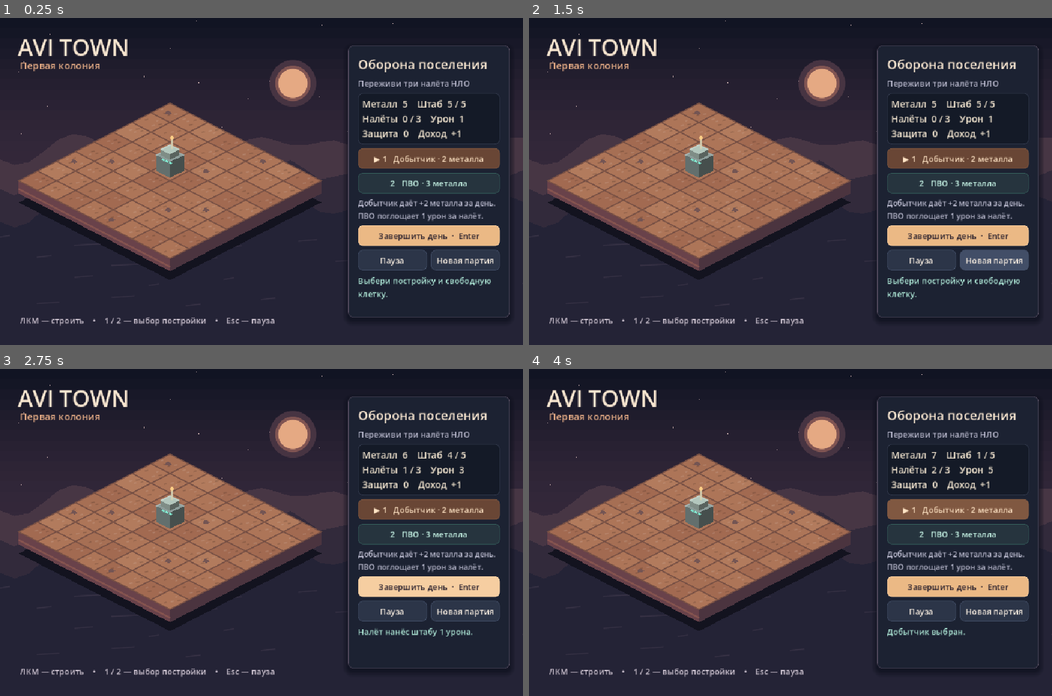
Above: before the commit, frames 1-4 (two rows, left to right).
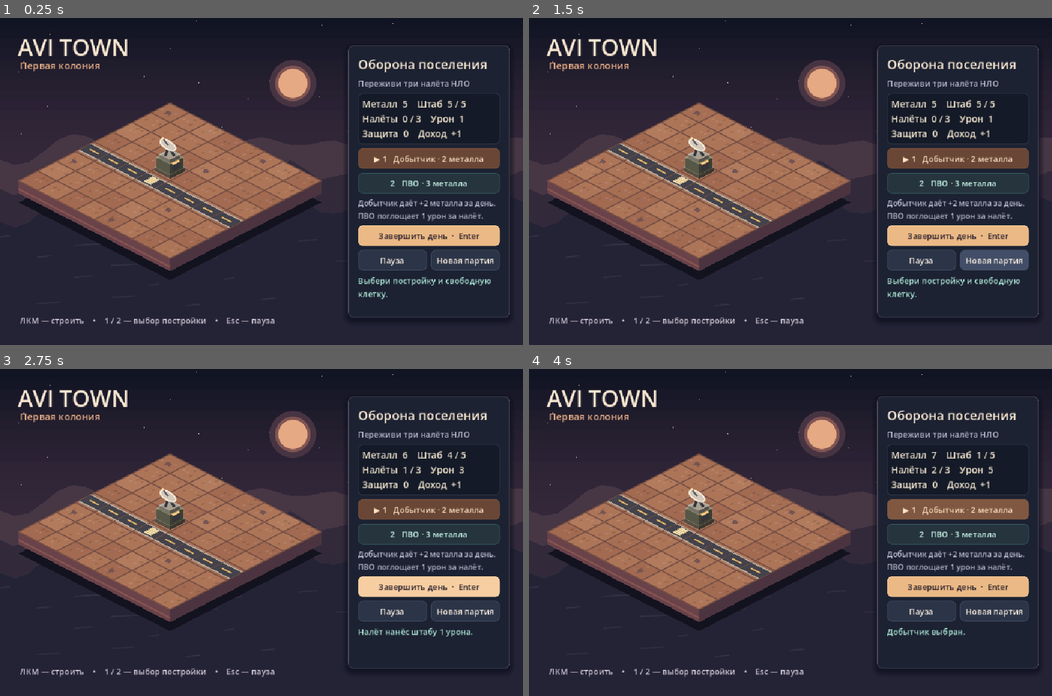
Above: after the commit, the same moments.

Repository: Assinross/avi-town-godot
Game: Godot game, scene res://scenes/colony.tscn
The game is run twice, just before and just after one commit, with the same random seed, the same clock (stepped at 60 frames per second) and the same inputs.
Inputs:
- Up to frame 1 (0.25 s): no input
- Up to frame 2 (1.5 s): click "Новая партия" at 0.5 s; click "Новая партия" at 1.25 s
- Up to frame 3 (2.75 s): click "Завершить день · Enter" at 2 s
- Up to frame 4 (4 s): click "Завершить день · Enter" at 2.75 s; click "▶ 1 Добытчик · 2 металла" at 3.5 s

The runs differ from the first frame. In frame 1, 1.7% of the frame differs, in the area x 15-47%, y 36-65%; in frame 2, 1.7%; in frame 3, 1.7%; in frame 4, 1.7%.

Commit message:
Adapt the radar HQ, twin-barrel turret and road from the concept render

Diff:
--- a/scripts/board.gd
+++ b/scripts/board.gd
@@ -97,6 +97,9 @@
 	draw_colored_polygon(outline, color.lightened(0.22) if active else color)
 	outline.append(outline[0])
 	draw_polyline(outline, Color("#ffe0a6") if active else Color("#775044"), 2.0 if active else 1.0, true)
+	if Rules.is_road(cell):
+		draw_road(point, cell.x == Rules.HQ.x)
+		return
 	if cell == Rules.HQ or rules.buildings.has(cell):
 		return
 	for i in range(4):
@@ -110,13 +113,23 @@
 func draw_building(cell: Vector2i) -> void:
 	var point := center(cell)
 	if cell == Rules.HQ:
-		block(point, Vector2(27, 13), 31, Color("#8c9d9a"))
-		block(point - Vector2(0, 31), Vector2(18, 9), 11, Color("#b3c7bd"))
-		draw_line(point + Vector2(4, -44), point + Vector2(4, -65), Color("#d6d1b3"), 2, true)
-		draw_circle(point + Vector2(4, -65), 3, Color("#ffcf87"), true, -1, true)
-		for i in range(3):
-			draw_line(point + Vector2(-15 + i * 7, -23 + i * 3),
-				point + Vector2(-11 + i * 7, -21 + i * 3), Color("#84f2d8"), 2, true)
+		block(point, Vector2(30, 15), 7, Color("#766e5e"))
+		block(point - Vector2(0, 6), Vector2(26, 13), 20, Color("#797b62"))
+		block(point - Vector2(0, 26), Vector2(20, 10), 6, Color("#a9a092"))
+		face([point + Vector2(4, -13), point + Vector2(19, -20),
+			point + Vector2(19, -6), point + Vector2(4, 1)], Color("#34333b"))
+		draw_line(point + Vector2(5, -14), point + Vector2(18, -20), Color("#ffc87e"), 3, true)
+		draw_line(point + Vector2(-9, -30), point + Vector2(-2, -49), Color("#35363e"), 4, true)
+		draw_line(point + Vector2(8, -30), point + Vector2(-2, -49), Color("#35363e"), 4, true)
+		var dish := PackedVector2Array()
+		for i in range(24):
+			var angle := TAU * i / 24.0
+			dish.append(point + Vector2(-4, -51) + Vector2(cos(angle) * 17, sin(angle) * 8).rotated(0.56))
+		draw_colored_polygon(dish, Color("#d4c9bc"))
+		dish.append(dish[0])
+		draw_polyline(dish, Color("#fff0dc"), 1.4, true)
+		draw_line(point + Vector2(-4, -51), point + Vector2(-14, -64), Color("#575661"), 2, true)
+		draw_circle(point + Vector2(-14, -64), 2, Color("#ffe0a0"), true, -1, true)
 	elif rules.buildings.get(cell) == Rules.Building.EXTRACTOR:
 		block(point, Vector2(23, 11), 10, Color("#867b70"))
 		block(point + Vector2(-6, -12), Vector2(12, 6), 17, Color("#e8ae68"))
@@ -124,11 +137,33 @@
 		draw_line(point + Vector2(-5, -29), point + Vector2(11, -21), Color("#f9d39a"), 3, true)
 		draw_line(point + Vector2(11, -21), point + Vector2(11, -10), Color("#463a46"), 2, true)
 	elif rules.buildings.get(cell) == Rules.Building.TURRET:
-		block(point, Vector2(24, 12), 10, Color("#747987"))
-		block(point - Vector2(0, 11), Vector2(14, 7), 15, Color("#73bdb4"))
-		draw_line(point + Vector2(3, -26), point + Vector2(22, -38), Color("#344c55"), 8, true)
-		draw_line(point + Vector2(3, -28), point + Vector2(22, -40), Color("#a9e7d8"), 3, true)
-		draw_circle(point + Vector2(-4, -25), 3, Color("#c1ffee"), true, -1, true)
+		block(point, Vector2(27, 13), 10, Color("#9b9188"))
+		block(point - Vector2(0, 10), Vector2(19, 9), 8, Color("#505461"))
+		draw_line(point + Vector2(-13, -13), point + Vector2(-3, -8), Color("#50e2dc"), 2, true)
+		block(point - Vector2(0, 17), Vector2(12, 6), 15, Color("#545865"))
+		for offset in [-5, 5]:
+			var mount := point + Vector2(offset, -29)
+			var muzzle := mount + Vector2(21, -21)
+			draw_line(mount, muzzle, Color("#252a37"), 7, true)
+			draw_line(mount - Vector2(0, 2), muzzle - Vector2(0, 2), Color("#b4b5bd"), 2, true)
+			draw_line(mount, mount.lerp(muzzle, 0.37), Color("#52dcd6"), 2, true)
+
+func draw_road(point: Vector2, crossing: bool) -> void:
+	face([road_point(point, -0.5, -0.37), road_point(point, 0.5, -0.37),
+		road_point(point, 0.5, 0.37), road_point(point, -0.5, 0.37)], Color("#b3a698"))
+	face([road_point(point, -0.5, -0.29), road_point(point, 0.5, -0.29),
+		road_point(point, 0.5, 0.29), road_point(point, -0.5, 0.29)], Color("#43424b"))
+	if crossing:
+		for i in range(5):
+			var across := -0.23 + i * 0.10
+			draw_line(road_point(point, -0.17, across), road_point(point, 0.17, across),
+				Color("#f8dfa8"), 2, true)
+	else:
+		draw_line(road_point(point, -0.23, 0), road_point(point, 0.23, 0),
+			Color("#e7ba68"), 1.5, true)
+
+func road_point(point: Vector2, along: float, across: float) -> Vector2:
+	return point + Vector2((along - across) * HALF.x, (along + across) * HALF.y)
 
 func block(point: Vector2, half_size: Vector2, height: float, color: Color) -> void:
 	var floor_points := diamond(point, half_size)
--- a/scripts/colony.gd
+++ b/scripts/colony.gd
@@ -168,6 +168,8 @@
 			return
 		if rules.build(cell, selected):
 			status.text = "Постройка готова."
+		elif Rules.is_road(cell):
+			status.text = "Эта клетка занята дорогой."
 		elif cell == Rules.HQ or rules.buildings.has(cell):
 			status.text = "Клетка занята."
 		else:
--- a/scripts/colony_rules.gd
+++ b/scripts/colony_rules.gd
@@ -5,6 +5,7 @@
 
 const SIZE := 8
 const HQ := Vector2i(3, 3)
+const ROAD_ROW := 4
 const COSTS := [2, 3]
 const WAVES := [1, 3, 5]
 
@@ -14,9 +15,12 @@
 var wave := 0
 var buildings: Dictionary[Vector2i, Building] = {}
 
+static func is_road(cell: Vector2i) -> bool:
+	return cell.y == ROAD_ROW and cell.x >= 0 and cell.x < SIZE
+
 func can_build(cell: Vector2i, kind: Building) -> bool:
 	return phase == Phase.PLAYING and Rect2i(0, 0, SIZE, SIZE).has_point(cell) \
-		and cell != HQ and not buildings.has(cell) and metal >= COSTS[kind]
+		and cell != HQ and not is_road(cell) and not buildings.has(cell) and metal >= COSTS[kind]
 
 func build(cell: Vector2i, kind: Building) -> bool:
 	if not can_build(cell, kind):
--- a/tests/smoke.gd
+++ b/tests/smoke.gd
@@ -32,6 +32,8 @@
 	check(colony.board.cell_at(colony.board.center(Vector2i(7, 0))) == Vector2i(7, 0), "Board coordinates should round-trip")
 	click_cell(colony, Rules.HQ)
 	check(colony.rules.metal == 5, "Building on HQ should be blocked")
+	click_cell(colony, Vector2i(Rules.HQ.x, Rules.ROAD_ROW))
+	check(colony.rules.buildings.is_empty() and colony.rules.metal == 5, "Road should block construction without charging metal")
 	click_cell(colony, Vector2i(0, 0))
 	check(colony.rules.extractors() == 1 and colony.rules.metal == 3, "Click should build an extractor")
 	colony.turret.pressed.emit()
